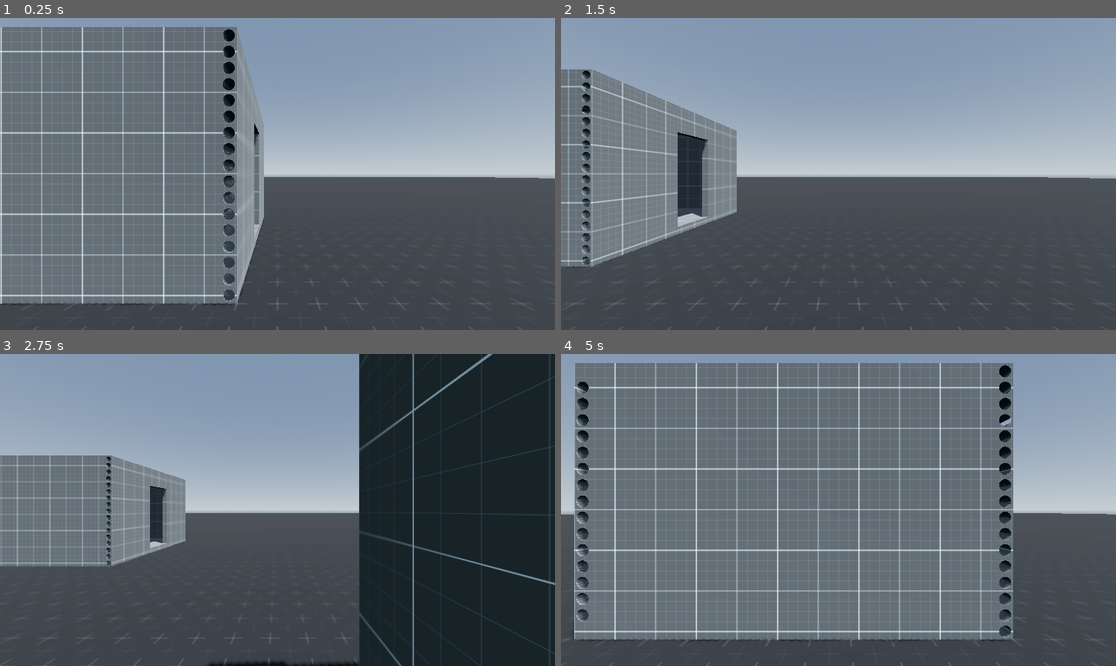
Above: before the commit, frames 1-4 (two rows, left to right).
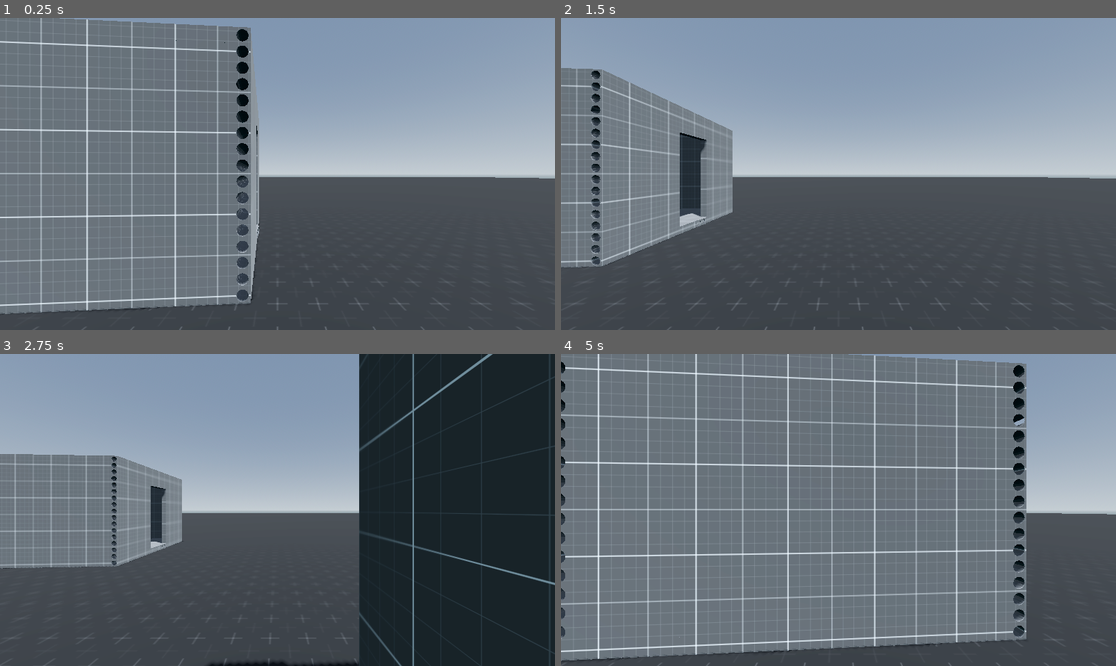
Above: after the commit, the same moments.

Repository: FVT34U/MegaStructureProject
Game: Godot game, scene res://Maps/Map_01.tscn
The game is run twice, just before and just after one commit, with the same random seed, the same clock (stepped at 60 frames per second) and the same inputs.
Inputs:
- Up to frame 1 (0.25 s): no input
- Up to frame 2 (1.5 s): tap Enter (ui_accept) at 0.5, 0.77 s; hold Right (ui_right) 0.53-1.28 s; hold Down (ui_down) from 1.28 s (still down)
- Up to frame 3 (2.75 s): tap Enter (ui_accept) at 1.52 s; release Down (ui_down) at 2.03 s; hold Right (ui_right) from 2.03 s (still down)
- Up to frame 4 (5 s): tap Enter (ui_accept) at 2.75, 3.02, 3.77, 4.52 s; release Right (ui_right) at 2.78 s; hold Up (ui_up) 2.78-3.53 s; hold Left (ui_left) from 3.53 s (still down)

The runs differ from the first frame. In frame 1, 10% of the frame differs, in the area x 0-48%, y 0-95%; in frame 2, 3.3%; in frame 3, 1.6%; in frame 4, 20%, in the area x 0-84%, y 0-99%.

Commit message:
linker is almost works

Diff:
--- a/MegaStructure/Generator/linker.gd
+++ b/MegaStructure/Generator/linker.gd
@@ -8,5 +8,34 @@
 	var a_connector := A.get_node("Connector") as Node3D
 	var b_connector := B.get_node("Connector") as Node3D
 
-	B.global_transform = a_connector.global_transform *\
-		b_connector.transform.affine_inverse()
+	var a_c_dir := a_connector.get_meta("Direction", Vector3.ZERO) as Vector3
+	if a_c_dir == Vector3.ZERO:
+		return
+	a_c_dir = a_c_dir.normalized()
+
+	var b_c_dir := b_connector.get_meta("Direction", Vector3.ZERO) as Vector3
+	if b_c_dir == Vector3.ZERO:
+		return
+	b_c_dir = b_c_dir.normalized()
+
+	# A.Direction (global)
+	var a_dir_global := (
+		a_connector.global_transform.basis
+		* a_c_dir
+	).normalized()
+
+	# B.Direction (global)
+	var b_dir_global := (
+		b_connector.global_transform.basis
+		* b_c_dir
+	).normalized()
+
+	# Поворот: B_dir -> -A_dir
+	var q := Quaternion(b_dir_global, -a_dir_global)
+
+	var b_rotation := Transform3D(Basis(q), Vector3.ZERO)
+
+	B.global_transform =\
+		a_connector.global_transform\
+		* b_rotation\
+		* b_connector.transform.affine_inverse()
--- a/MegaStructure/Maps/Map_01.tscn
+++ b/MegaStructure/Maps/Map_01.tscn
@@ -35,56 +35,56 @@
 subdivide_width = 200
 subdivide_depth = 200
 
-[node name="World" type="Node3D" node_paths=PackedStringArray("A", "B")]
+[node name="World" type="Node3D" unique_id=1656073460 node_paths=PackedStringArray("A", "B")]
 script = ExtResource("1_qhnp2")
 A = NodePath("Bridge_5x13")
 B = NodePath("Room_5x5x4")
 
-[node name="DirectionalLight3D" type="DirectionalLight3D" parent="."]
+[node name="DirectionalLight3D" type="DirectionalLight3D" parent="." unique_id=1965777192]
 transform = Transform3D(-0.6347305, 0.68789726, -0.35201487, 0, 0.45554495, 0.8902128, 0.77273357, 0.56504524, -0.28914827, 0, 0, 0)
 shadow_enabled = true
 
-[node name="WorldEnvironment" type="WorldEnvironment" parent="."]
+[node name="WorldEnvironment" type="WorldEnvironment" parent="." unique_id=837685659]
 environment = SubResource("Environment_xp4ti")
 
-[node name="Player" parent="." instance=ExtResource("1_h534b")]
+[node name="Player" parent="." unique_id=639791090 instance=ExtResource("1_h534b")]
 transform = Transform3D(-1, 0, -8.742278e-08, 0, 1, 0, 8.742278e-08, 0, -1, 0, 1, -2)
 
-[node name="Floor" type="StaticBody3D" parent="."]
+[node name="Floor" type="StaticBody3D" parent="." unique_id=419317824]
 
-[node name="CollisionShape3D" type="CollisionShape3D" parent="Floor"]
+[node name="CollisionShape3D" type="CollisionShape3D" parent="Floor" unique_id=1569066521]
 transform = Transform3D(1, 0, 0, 0, 1, 0, 0, 0, 1, 0, -0.055, 0)
 shape = SubResource("BoxShape3D_u445i")
 
-[node name="FloorMesh" type="MeshInstance3D" parent="Floor"]
+[node name="FloorMesh" type="MeshInstance3D" parent="Floor" unique_id=577391067]
 mesh = SubResource("PlaneMesh_3qubi")
 skeleton = NodePath("../..")
 
-[node name="GridCube" parent="." instance=ExtResource("3_ofg8h")]
+[node name="GridCube" parent="." unique_id=282070006 instance=ExtResource("3_ofg8h")]
 transform = Transform3D(-4.371139e-08, 0, -1, 0, 1, 0, 1, 0, -4.371139e-08, 0, 0.5, -15.785914)
 
-[node name="GridCube2" parent="." instance=ExtResource("3_ofg8h")]
+[node name="GridCube2" parent="." unique_id=948799524 instance=ExtResource("3_ofg8h")]
 transform = Transform3D(0.43301266, 0.5, -0.75, -0.24999999, 0.8660254, 0.4330127, 0.8660254, 0, 0.49999997, -2, 1.5, -15.785914)
 
-[node name="GridCube3" parent="." instance=ExtResource("3_ofg8h")]
+[node name="GridCube3" parent="." unique_id=1780351676 instance=ExtResource("3_ofg8h")]
 transform = Transform3D(0.43301266, 0.5, -0.75, -0.24999999, 0.8660254, 0.4330127, 0.8660254, 0, 0.49999997, 2, 1.5, -15.785914)
 
-[node name="GridCube4" parent="." instance=ExtResource("3_ofg8h")]
+[node name="GridCube4" parent="." unique_id=847082248 instance=ExtResource("3_ofg8h")]
 transform = Transform3D(0.67049515, 0.739199, 0.06341322, -0.67578566, 0.5732233, 0.46338832, 0.30618623, -0.35355335, 0.88388354, 0, 1.5, -12.785914)
 
-[node name="Bridge_5x12" parent="." instance=ExtResource("4_0c7og")]
+[node name="Bridge_5x12" parent="." unique_id=604600623 instance=ExtResource("4_0c7og")]
 transform = Transform3D(0.99999994, 0, 0, 0, 1, 0, 0, 0, 1, -2.6, 0.1, -6.5)
 
-[node name="Bridge_5x14" parent="." instance=ExtResource("4_0c7og")]
+[node name="Bridge_5x14" parent="." unique_id=1275870255 instance=ExtResource("4_0c7og")]
 transform = Transform3D(0.99999994, 0, 0, 0, 1, 0, 0, 0, 1, -2.6, 0.1, -7.5)
 
-[node name="Bridge_5x13" parent="." instance=ExtResource("4_0c7og")]
-transform = Transform3D(-1, 0, 8.742278e-08, 0, 1, 0, -8.742278e-08, 0, -1, 3, 0.1, 3)
+[node name="Bridge_5x13" parent="." unique_id=1227576383 instance=ExtResource("4_0c7og")]
+transform = Transform3D(-0.9999999, -2.9802322e-08, 8.940695e-08, 2.9802322e-08, 0.9999999, 7.1054265e-15, -8.940695e-08, 0, -0.9999999, 3, 0.1, 3)
 
-[node name="Room_5x5x3" parent="." instance=ExtResource("5_ofg8h")]
+[node name="Room_5x5x3" parent="." unique_id=1593516728 instance=ExtResource("5_ofg8h")]
 transform = Transform3D(1, 0, 0, 0, 1, 0, 0, 0, 1, -8, 0.1, -7)
 
-[node name="Room_5x5x4" parent="." instance=ExtResource("5_ofg8h")]
-transform = Transform3D(0.1931214, 0, -0.9811749, 0, 1, 0, 0.9811749, 0, 0.1931214, -4.513241, 0.1, 5.3920975)
+[node name="Room_5x5x4" parent="." unique_id=145450728 instance=ExtResource("5_ofg8h")]
+transform = Transform3D(0.99772567, 0, -0.06740588, 0, 1, 0, 0.06740588, 0, 0.99772567, -4.513241, 0.1, 5.3920975)
 
 [editable path="Bridge_5x13"]
--- a/MegaStructure/project.godot
+++ b/MegaStructure/project.godot
@@ -8,9 +8,13 @@
 
 config_version=5
 
+[animation]
+
+compatibility/default_parent_skeleton_in_mesh_instance_3d=true
+
 [application]
 
 config/name="MegaStructure"
 run/main_scene="uid://hjftub5m41so"
-config/features=PackedStringArray("4.5", "Forward Plus")
+config/features=PackedStringArray("4.6", "Forward Plus")
 config/icon="res://icon.svg"
Not shown: 1 places in MegaStructure/Maps/Map_01.tscn that only renumber resources
